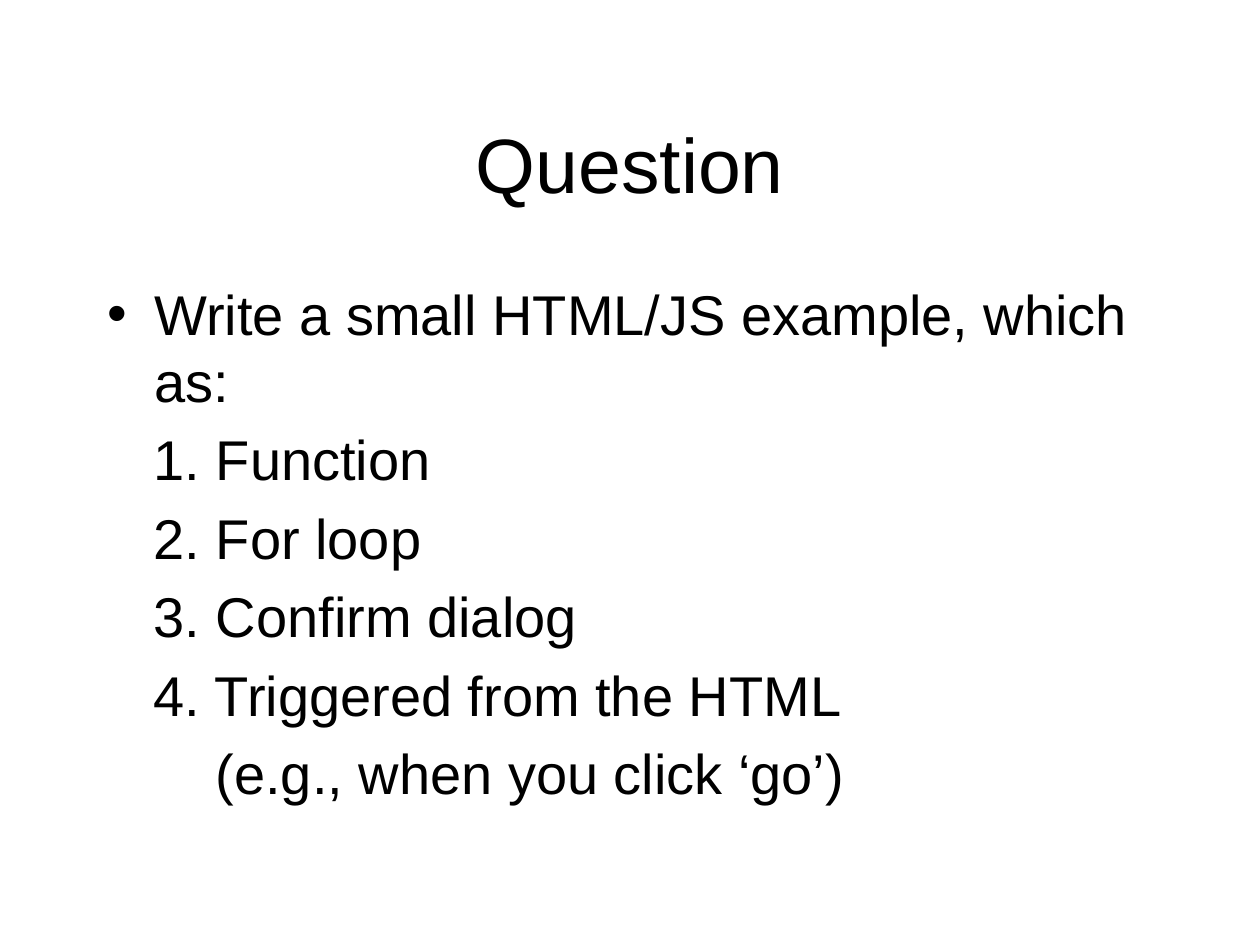
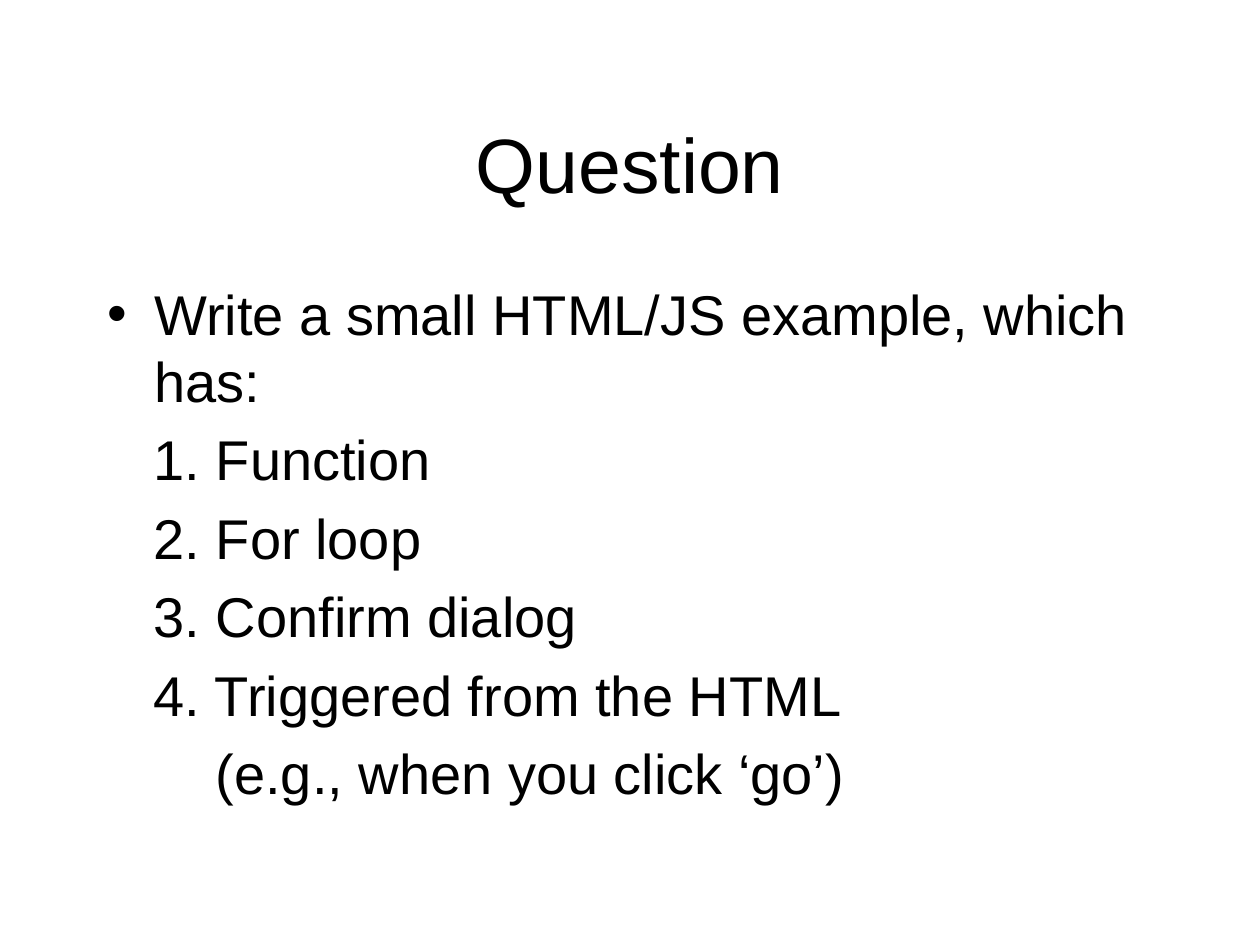
Before and after one commit to octaviordz/zjnu2017.github.io, a slide deck: slide 36 of WAD/lectures/090--Introduction.to.Javascript.pptx. Drawn at 1260x945 pixels with LibreOffice and Linux fonts; fonts in the diff are those of the drawing. Boxes give left, top, right and bottom in pixels: in the first picture for what was removed or moved away, otherwise in the second. Text is boxed around its words. In the diff, an @@ line names an element or a change of style, - is before the commit and + after.

Commit message:
Update slides with review questions for lecture.

```diff
--- a/WAD/lectures/090--Introduction.to.Javascript.pptx
+++ b/WAD/lectures/090--Introduction.to.Javascript.pptx
@@ text at <box>154,294,1127,403</box>: text changed @@
-• Write a small HTML/JS example, which as:
+• Write a small HTML/JS example, which has:
```
Also in this commit, not shown: 2 other files.
